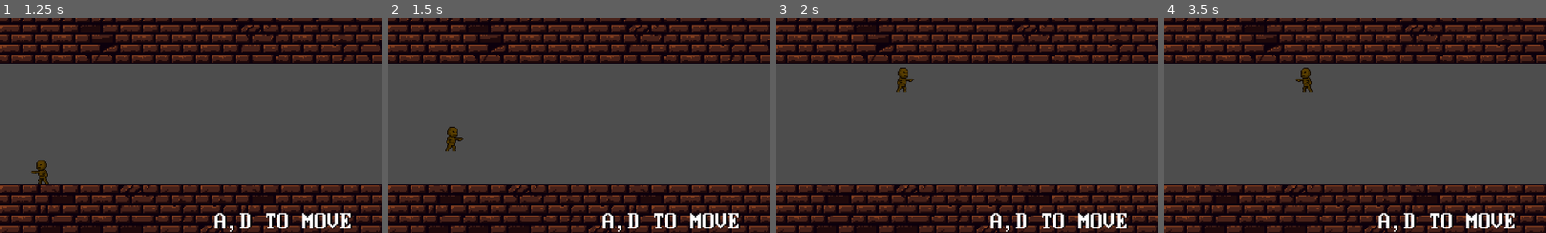
Above: before the commit, frames 1-4 (left to right).
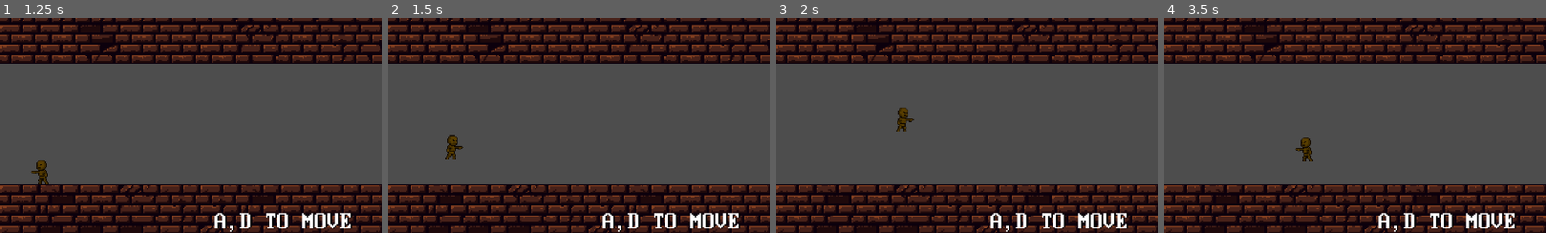
Above: after the commit, the same moments.

Repository: greatbrick0/GdFallJam2025
Game: Godot game, scene res://Scenes/main_menu.tscn
Two runs of this game, one before a commit and one after it. Both use one fixed random seed, a clock stepped at 60 frames per second and the inputs below.
Inputs:
- Up to frame 1 (1.25 s): click "START" at 0.5 s
- Up to frame 2 (1.5 s): hold D (moveright) from 1.28 s (still down); tap Space (jump) at 1.35 s
- Up to frame 3 (2 s): keep holding D (moveright); tap Space (jump) at 1.52, 1.82 s
- Up to frame 4 (3.5 s): tap Enter at 2 s; tap Space (jump) at 2.1, 2.27, 2.57, 2.85 s; release D (moveright) at 2.78 s; hold A (moveleft) from 2.78 s (still down)
The pictures show only the part of the screen within x 13-63%, y 26-76%; the shares and areas given below are measured in that part.

Frame 1 is identical in both runs. In frame 2, 0.3% of the frame differs, in the area x 15-20%, y 50-66%; in frame 3, 0.5%; in frame 4, 0.6%, in the area x 34-39%, y 23-67%.

Commit message:
Refactored Characters

Diff:
--- a/gdfalljam/Scenes/player.tscn
+++ b/gdfalljam/Scenes/player.tscn
@@ -66,5 +66,3 @@
 
 [node name="CollisionShape2D" type="CollisionShape2D" parent="Hitbox"]
 shape = SubResource("CapsuleShape2D_cvnsp")
-
-[connection signal="area_entered" from="Hitbox" to="." method="_on_hitbox_area_entered"]
--- a/gdfalljam/Scenes/skeleton.tscn
+++ b/gdfalljam/Scenes/skeleton.tscn
@@ -49,6 +49,7 @@
 [node name="Skeleton" type="CharacterBody2D"]
 collision_layer = 2
 script = ExtResource("1_81u3t")
+speed = 100.0
 
 [node name="Visuals" type="Node2D" parent="."]
 
@@ -65,5 +66,3 @@
 
 [node name="CollisionShape2D" type="CollisionShape2D" parent="Hitbox"]
 shape = SubResource("CapsuleShape2D_81u3t")
-
-[connection signal="area_entered" from="Hitbox" to="." method="_on_hitbox_area_entered"]
--- /dev/null
+++ b/gdfalljam/Scripts/actor.gd
@@ -0,0 +1,29 @@
+extends CharacterBody2D
+class_name Actor
+
+@export  var speed = 300.0
+@export var jumpForce = -500.0
+
+var facingRight: bool = false
+
+func _ready():
+	$Hitbox.area_entered.connect(_on_hitbox_area_entered)
+
+func _physics_process(delta):
+	if not is_on_floor():
+		velocity += get_gravity() * delta
+
+	$Visuals.scale.x = (1 if facingRight else -1)
+	move_and_slide()
+
+func _on_hitbox_area_entered(area: Area2D):
+	if(area.get_parent().velocity.y >= velocity.y):
+		GetHit()
+	else:
+		DoHit()
+
+func GetHit() -> void:
+	print(name + " died")
+
+func DoHit() -> void:
+	print(name + " killed")
--- a/gdfalljam/Scripts/level_manager.gd
+++ b/gdfalljam/Scripts/level_manager.gd
@@ -10,13 +10,14 @@
 func ResetLevel() -> void:
 	get_tree().change_scene_to_file(currentLevel)
 
-func StartTransition(newLevel: String = "") -> void:
-	if(midTransition): return
+func StartTransition(newLevel: String = "") -> bool:
+	if(midTransition): return false
 
 	midTransition = true
 	if(newLevel == ""): newLevel = currentLevel
 	currentLevel = newLevel
 	$ScreenFade.play("FadeOut")
+	return true
 
 func _on_screen_fade_animation_finished(anim_name):
 	if(anim_name == "FadeOut"):
--- a/gdfalljam/Scripts/player.gd
+++ b/gdfalljam/Scripts/player.gd
@@ -1,9 +1,4 @@
-extends CharacterBody2D
-
-@export  var speed = 300.0
-@export var jumpForce = -650.0
-
-var facingRight: bool = false
+extends Actor
 
 func _physics_process(delta):
 
@@ -22,9 +17,5 @@
 	$Visuals.scale.x = (1 if facingRight else -1)
 	move_and_slide()
 
-func _on_hitbox_area_entered(area: Area2D):
-	if(area.get_parent().velocity.y >= velocity.y):
-		print(name + " died")
-	else:
-		velocity.y = jumpForce
-		print(name + " killed")
+func DoHit() -> void:
+	velocity.y = jumpForce
--- a/gdfalljam/Scripts/skeleton.gd
+++ b/gdfalljam/Scripts/skeleton.gd
@@ -1,9 +1,4 @@
-extends CharacterBody2D
-
-
-@export var speed = 100.0
-
-var facingRight: bool = false
+extends Actor
 
 func _physics_process(delta):
 
@@ -18,9 +13,3 @@
 
 	$Visuals.scale.x = (1 if facingRight else -1)
 	move_and_slide()
-
-func _on_hitbox_area_entered(area):
-	if(area.get_parent().velocity.y > velocity.y):
-		print(name + " died")
-	else:
-		print(name + " killed")
Not shown, added: gdfalljam/Scripts/actor.gd.uid
